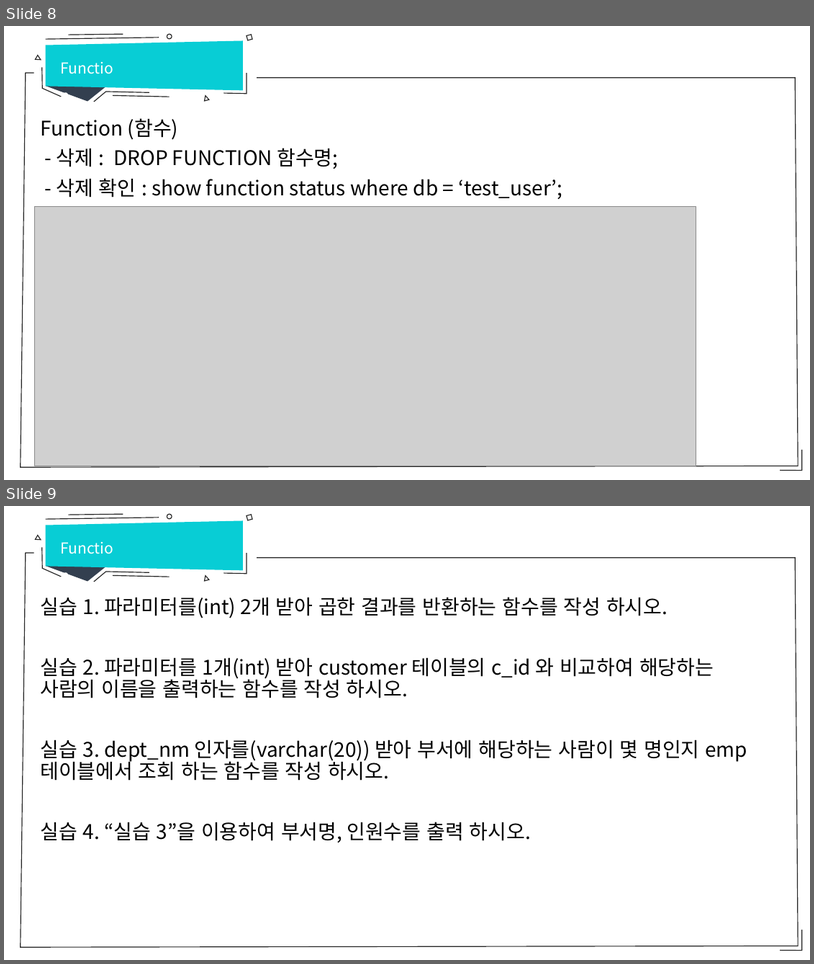
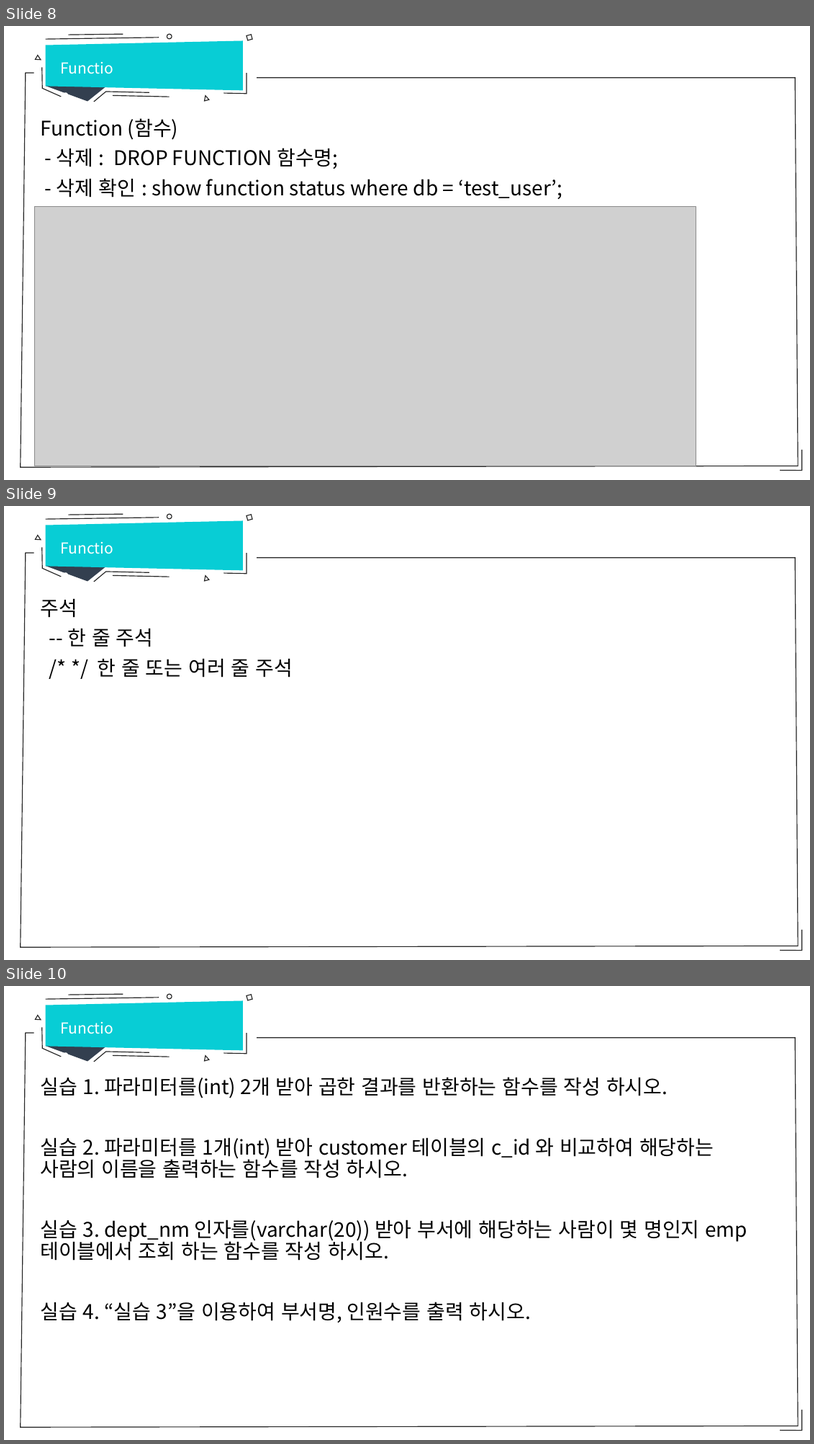
Before and after one commit to hitxid/openDatabase, a slide deck: database/10강 MySQL Procedure.pptx. Shown one above the other, each under a label of ours: slides 8 and 9 before the commit, slides 8, 9 and 10 after it. The pictures are 814x964 and 814x1444 pixels, drawn with LibreOffice and Linux fonts; fonts in the diff are those of the drawing; grey boxes stand for pictures. Boxes give left, top, right and bottom in pixels: in the first picture for what was removed or moved away, otherwise in the second. Text is boxed around its words. In the diff, an @@ line names an element or a change of style, - is before the commit and + after.

```diff
--- a/database/10강 MySQL Procedure.pptx
+++ b/database/10강 MySQL Procedure.pptx
@@ slide 9 added at (4, 506, 810, 960), background #FFFFFF; not listed: 14 template elements that a slide beside it also shows @@
@@ text added at (55, 527, 126, 557), 18 pt, text #FFFFFF @@
+Function
@@ text added at (40, 598, 293, 677), 24 pt, text #000000 @@
+주석
+-- 한 줄 주석
+/* */ 한 줄 또는 여러 줄 주석
@@ what was slide 9 is now slide 10 @@
```
Also in this commit, not shown: 1 slide changed, 2 other slides added, 2 other files.
